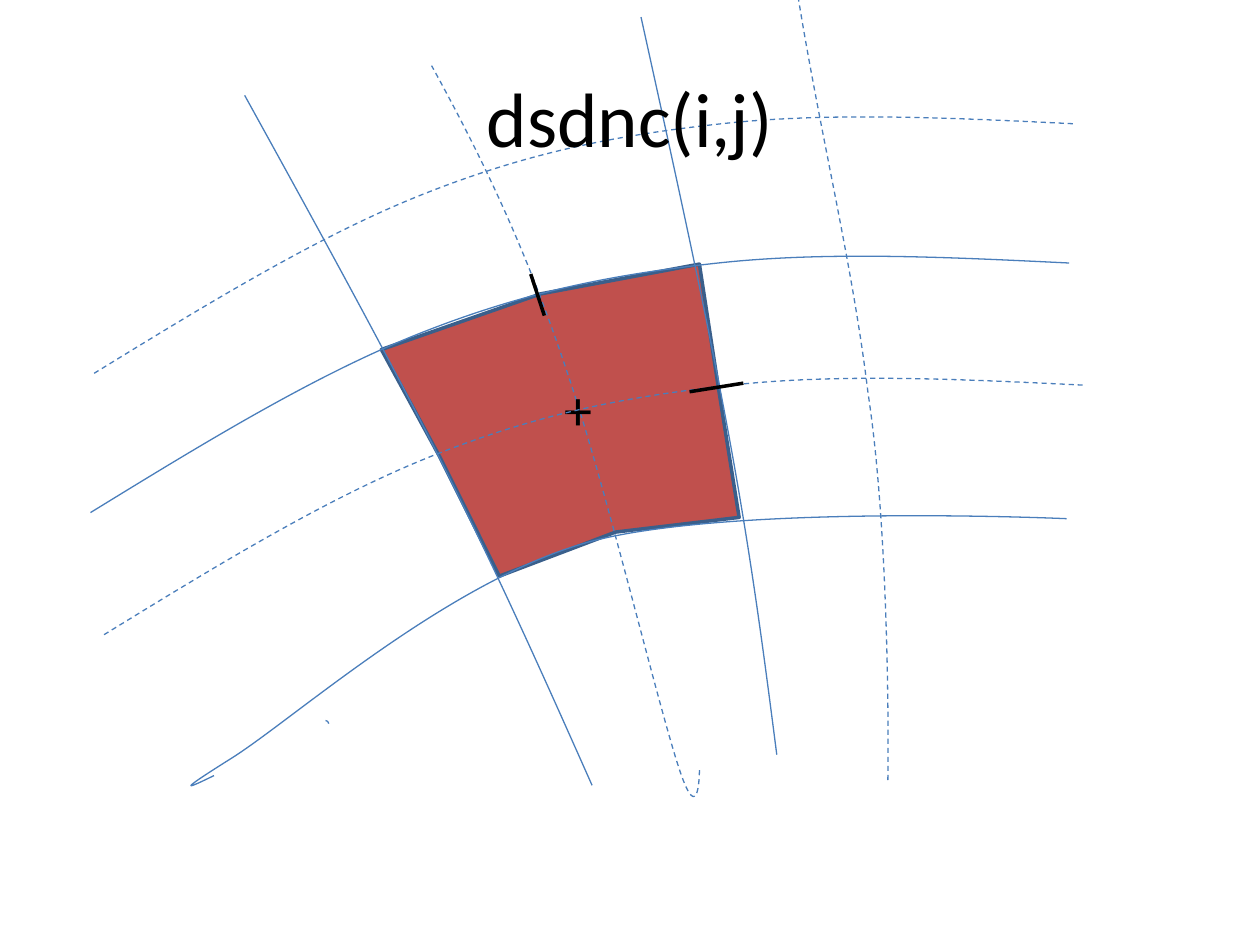
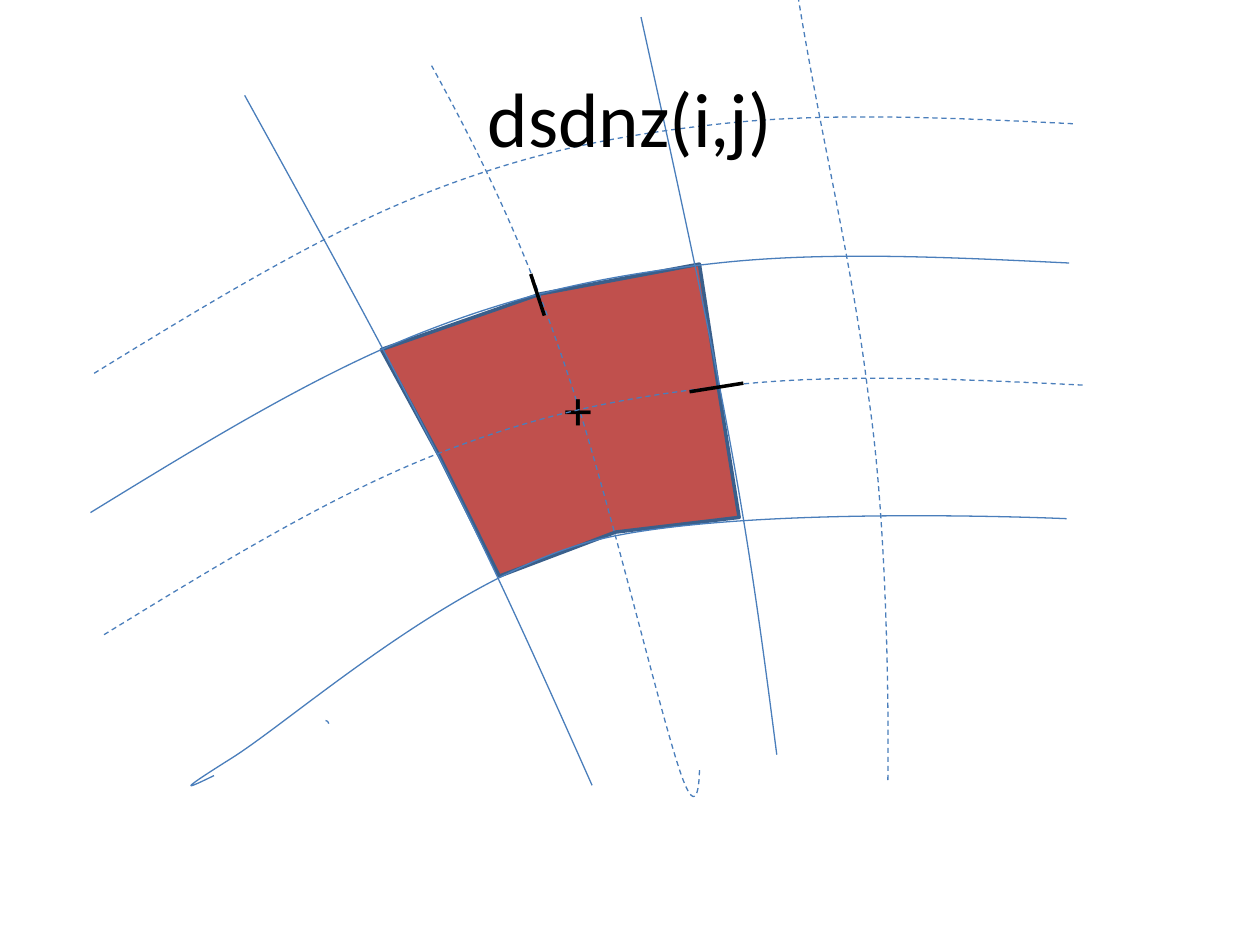
Before and after one commit to openearth/xbeach, a slide deck: slide 15 of doc/curvilinear grid properties.pptx (slide 9 before the commit). Drawn at 1260x945 pixels with LibreOffice and Linux fonts; fonts in the diff are those of the drawing. Boxes give left, top, right and bottom in pixels: in the first picture for what was removed or moved away, otherwise in the second. Text is boxed around its words. In the diff, an @@ line names an element or a change of style, - is before the commit and + after.

```diff
--- a/doc/curvilinear grid properties.pptx
+++ b/doc/curvilinear grid properties.pptx
@@ title at [488, 83, 772, 165]: text changed @@
-dsdnc(i,j)
+dsdnz(i,j)
```
Also in this commit, not shown: 7 other slides changed, 7 slides added, 1 slide removed.
